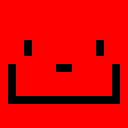
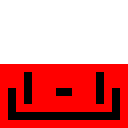
Comparing the layer stacks of the two 128px x 128px images. Changes:
hid "Layer 1" over [0,0,128,120]
added layer "Layer 2" over [8,64,120,120]
